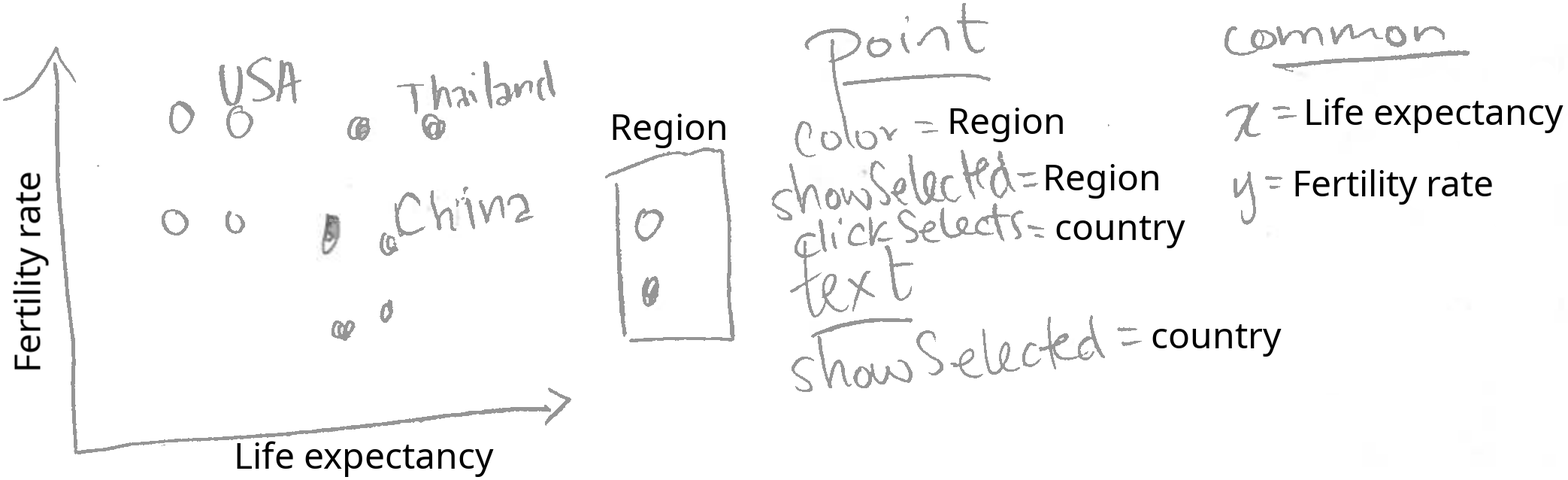
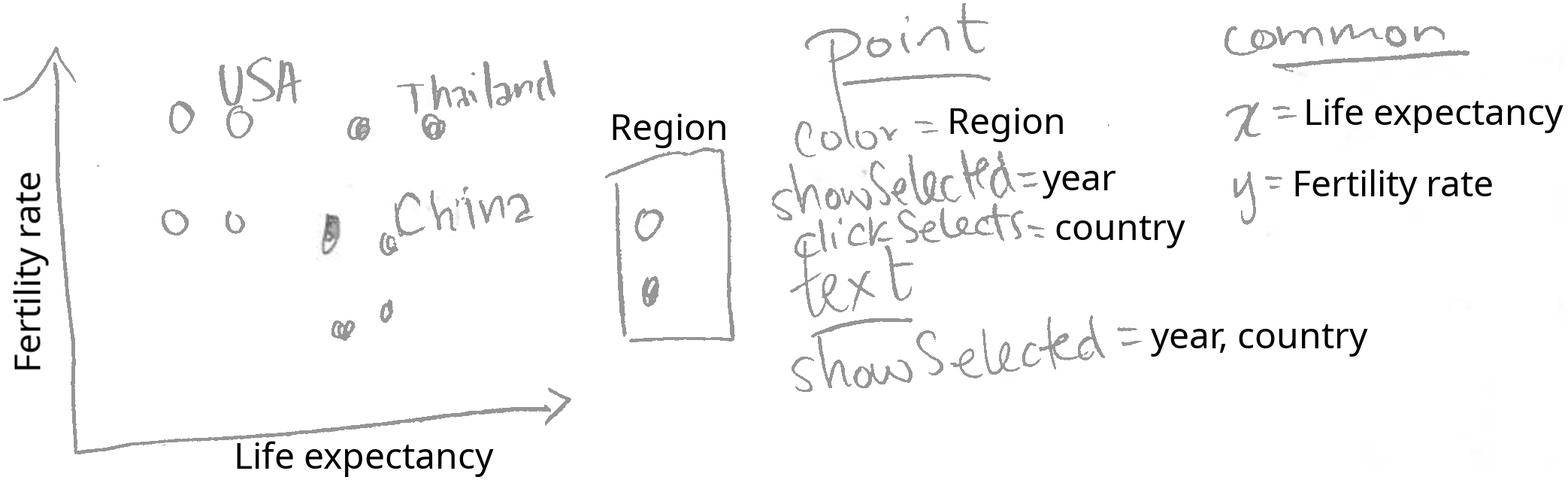
Revision of a layered (1568, 480) image; what changed, layer by layer:
renamed "country #1" to "year, country", painted on it over bbox(1150, 323, 1369, 357)
renamed "Region" to "year", painted on it over bbox(1042, 163, 1159, 199)
